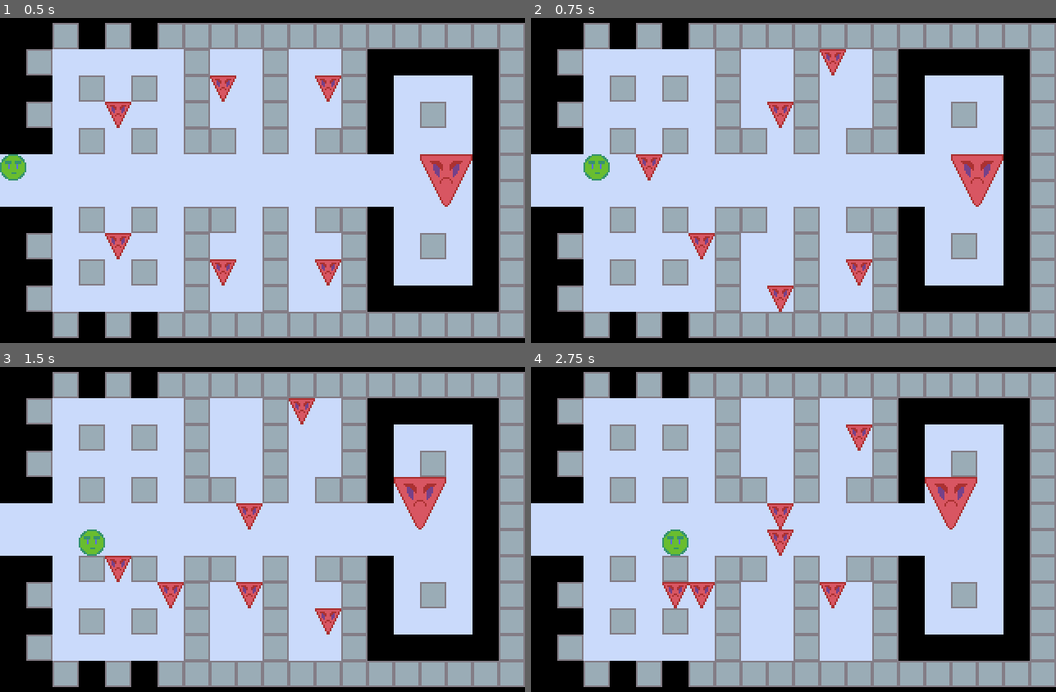
Above: before the commit, frames 1-4 (two rows, left to right).
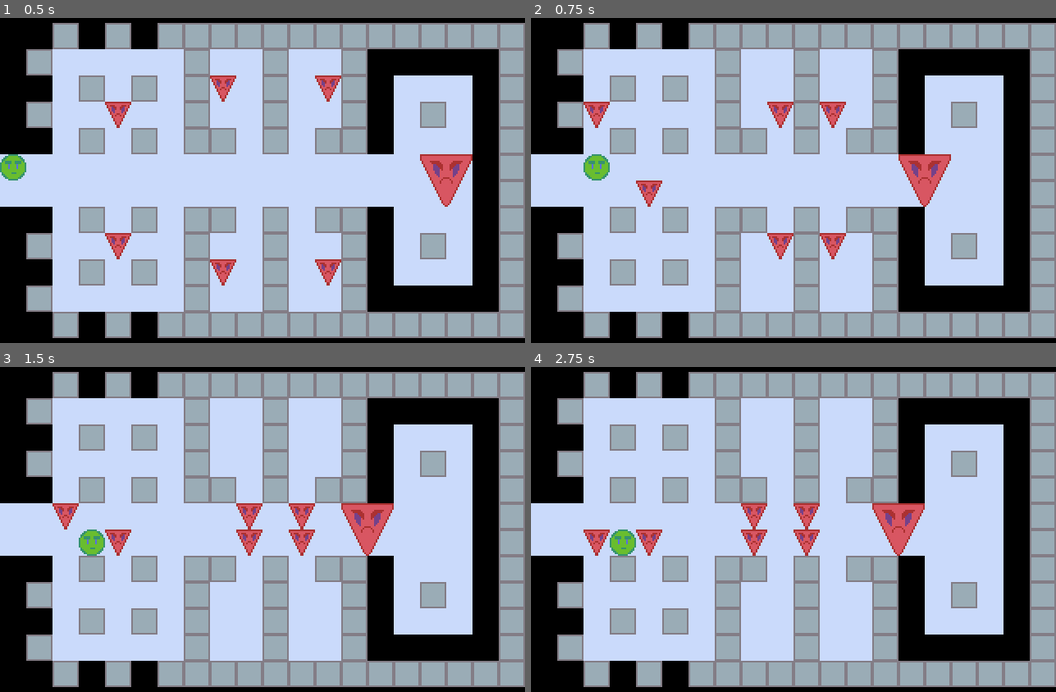
Above: after the commit, the same moments.

Repository: AaronWizard/ShapeFight
Game: Godot game, scene res://Game.tscn
Same seed, same stepped clock (60 frames per second), same inputs: the game is played once before the commit and once after it.
Inputs (mouse positions are in pixels of both pictures, inside the frame that each line leads up to):
- Up to frame 1 (0.5 s): no input
- Up to frame 2 (0.75 s): tap Enter at 0.5 s; move the mouse to (909, 164) at 0.52 s; hold Right (move_east) from 0.53 s (still down); tap Space (wait) at 0.6 s; click (909, 164) at 0.67 s
- Up to frame 3 (1.5 s): tap Space (wait) at 1.25, 1.35 s; move the mouse to (157, 545) at 1.27 s; release Right (move_east) at 1.28 s; hold Down (move_south) from 1.28 s (still down)
- Up to frame 4 (2.75 s): tap Enter at 2 s; move the mouse to (846, 458) at 2.02 s; release Down (move_south) at 2.03 s; hold Right (move_east) from 2.03 s (still down); tap Space (wait) at 2.1 s

Frame 1 is identical in both runs. In frame 2, 4.2% of the frame differs, in the area x 10-90%, y 9-91%; in frame 3, 4.2%; in frame 4, 5.3%, in the area x 10-85%, y 17-75%.

Commit message:
Added Pathfinder. Removed RandomAI. Added AI. Actor scenes have controllers. Choose whether to take actors into account when checking if actor can be at cell.

Diff:
--- a/Actors/Actions/MoveAction.gd
+++ b/Actors/Actions/MoveAction.gd
@@ -17,7 +17,7 @@
 	var new_position: Vector2 = \
 			actor.cell_position + Direction.VECTORS[direction]
 
-	assert(get_map().actor_can_enter_cell(actor, new_position))
+	assert(get_map().actor_can_enter_cell(actor, new_position, false))
 
 	var old_position := actor.cell_position
 	actor.cell_position = new_position
--- /dev/null
+++ b/Actors/Controllers/AI.gd
@@ -0,0 +1,75 @@
+extends ActorController
+
+class_name AI
+
+const MoveActionScene := preload('res://Actors/Actions/MoveAction.tscn')
+const AttackActionScene := preload('res://Actors/Actions/AttackAction.tscn')
+
+onready var _pathfinder := Pathfinder.new()
+
+func _ready() -> void:
+	._ready()
+
+	_pathfinder.map = get_map()
+	_pathfinder.actor = get_actor()
+
+func get_action() -> void:
+	var result: ActorAction = null
+
+	var target := _find_target()
+	if target != null:
+		result = _get_attack_action(target)
+		if not result:
+			result = _get_move_action(target)
+
+	emit_signal('got_action', result)
+
+func _find_target() -> Actor:
+	var result: Actor = null
+
+	for a in get_map().get_actors():
+		var actor := a as Actor
+		if actor.faction != get_actor().faction:
+			result = actor
+
+	return result
+
+func _get_attack_action(target: Actor) -> AttackAction:
+	var result: AttackAction = null
+
+	if get_actor().is_adjacent(target):
+		result = AttackActionScene.instance() as AttackAction
+		result.actor = get_actor()
+		result.target = target
+
+	return result
+
+func _get_move_action(target: Actor) -> MoveAction:
+	var result: MoveAction = null
+
+	var path := _get_path(target)
+	if path.size() > 0:
+		assert(path[0] == get_actor().cell_position)
+		assert(path[ path.size() - 1 ] == target.cell_position)
+
+	if path.size() > 0:
+		while target.on_cell(path[ path.size() - 1 ]):
+			path.remove(path.size() - 1)
+
+	if path.size() > 0:
+		assert(path[0] == get_actor().cell_position)
+
+		if get_map().actor_can_enter_cell(get_actor(), path[1] as Vector2,
+				false):
+			var did := Direction.get_closest_direction(
+					get_actor().cell_position, path[1])
+
+			result = MoveActionScene.instance() as MoveAction
+			result.actor = get_actor()
+			result.direction = did
+
+	return result
+
+func _get_path(target: Actor) -> Array:
+	_pathfinder.rebuild()
+	return _pathfinder.get_path(get_actor().cell_position, target.cell_position)
--- a/Actors/Controllers/Player.gd
+++ b/Actors/Controllers/Player.gd
@@ -26,7 +26,7 @@
 func _try_move(direction: int) -> void:
 	var new_cell: Vector2 = \
 			get_actor().cell_position + Direction.VECTORS[direction]
-	if get_map().actor_can_enter_cell(get_actor(), new_cell):
+	if get_map().actor_can_enter_cell(get_actor(), new_cell, false):
 		var action := MoveActionScene.instance() as MoveAction
 		action.actor = get_actor()
 		action.direction = direction
--- a/Actors/Controllers/RandomAI.gd
+++ /dev/null
@@ -1,31 +0,0 @@
-extends ActorController
-
-class_name RandomAI
-
-const MoveActionScene := preload('res://Actors/Actions/MoveAction.tscn')
-
-onready var randomizer := RandomNumberGenerator.new()
-
-func get_action() -> void:
-	var result: ActorAction = null
-
-	var valid_directions := []
-	for did in Direction.ALL_DIRECTIONS:
-		var direction: Vector2 = Direction.VECTORS[did]
-		var new_cell := get_actor().cell_position + direction
-		if get_map().actor_can_enter_cell(get_actor(), new_cell):
-			valid_directions.append(did)
-
-	if not valid_directions.empty():
-		randomizer.randomize()
-		var direction_index := randomizer.randi_range(
-				0, valid_directions.size() - 1)
-		var direction_id = valid_directions[direction_index]
-
-		var action := MoveActionScene.instance() as MoveAction
-		action.actor = get_actor()
-		action.direction = direction_id
-
-		result = action
-
-	emit_signal('got_action', result)
--- a/Actors/Types/BigEnemy.tscn
+++ b/Actors/Types/BigEnemy.tscn
@@ -1,7 +1,8 @@
-[gd_scene load_steps=3 format=2]
+[gd_scene load_steps=4 format=2]
 
 [ext_resource path="res://Actors/Actor.tscn" type="PackedScene" id=1]
 [ext_resource path="res://Assets/Graphics/Actors/big_enemy.png" type="Texture" id=2]
+[ext_resource path="res://Actors/Controllers/AI.gd" type="Script" id=3]
 
 [node name="BigEnemy" index="0" instance=ExtResource( 1 )]
 cell_diameter = 2
@@ -14,3 +15,6 @@
 
 [node name="Sprite" parent="Centre/Offset" index="0"]
 texture = ExtResource( 2 )
+
+[node name="AI" type="Node" parent="." index="2"]
+script = ExtResource( 3 )
--- a/Actors/Types/Enemy.tscn
+++ b/Actors/Types/Enemy.tscn
@@ -1,7 +1,8 @@
-[gd_scene load_steps=3 format=2]
+[gd_scene load_steps=4 format=2]
 
 [ext_resource path="res://Actors/Actor.tscn" type="PackedScene" id=1]
 [ext_resource path="res://Assets/Graphics/Actors/enemy.png" type="Texture" id=2]
+[ext_resource path="res://Actors/Controllers/AI.gd" type="Script" id=3]
 
 [node name="Enemy" index="0" instance=ExtResource( 1 )]
 
@@ -10,3 +11,6 @@
 
 [node name="Sprite" parent="Centre/Offset" index="0"]
 texture = ExtResource( 2 )
+
+[node name="AI" type="Node" parent="." index="2"]
+script = ExtResource( 3 )
--- a/Actors/Types/Hero.tscn
+++ b/Actors/Types/Hero.tscn
@@ -1,7 +1,8 @@
-[gd_scene load_steps=3 format=2]
+[gd_scene load_steps=4 format=2]
 
 [ext_resource path="res://Actors/Actor.tscn" type="PackedScene" id=1]
 [ext_resource path="res://Assets/Graphics/Actors/hero.png" type="Texture" id=2]
+[ext_resource path="res://Actors/Controllers/Player.gd" type="Script" id=3]
 
 [node name="Hero" index="0" instance=ExtResource( 1 )]
 faction = 0
@@ -11,3 +12,6 @@
 
 [node name="Sprite" parent="Centre/Offset" index="0"]
 texture = ExtResource( 2 )
+
+[node name="Player" type="Node" parent="." index="2"]
+script = ExtResource( 3 )
--- a/Game.gd
+++ b/Game.gd
@@ -6,15 +6,8 @@
 onready var hero := $MapContainer/Map/Hero as Actor
 
 func _ready() -> void:
-	_set_actor_ais()
 	_set_actor_events()
 	turn_processor.run(map)
-
-func _set_actor_ais() -> void:
-	for a in map.get_actors():
-		var actor := a as Actor
-		if actor.controller == null:
-			actor.controller = RandomAI.new()
 
 func _set_actor_events() -> void:
 	for a in map.get_actors():
--- a/Game.tscn
+++ b/Game.tscn
@@ -1,14 +1,13 @@
-[gd_scene load_steps=10 format=2]
+[gd_scene load_steps=9 format=2]
 
 [ext_resource path="res://Game.gd" type="Script" id=1]
 [ext_resource path="res://Resources/BasicTileSet.tres" type="TileSet" id=2]
 [ext_resource path="res://Maps/Map.gd" type="Script" id=3]
 [ext_resource path="res://Maps/Tiles/BasicTileSetData.tscn" type="PackedScene" id=4]
 [ext_resource path="res://Actors/Types/Hero.tscn" type="PackedScene" id=5]
-[ext_resource path="res://Actors/Controllers/Player.gd" type="Script" id=6]
-[ext_resource path="res://Actors/Types/Enemy.tscn" type="PackedScene" id=7]
-[ext_resource path="res://Actors/Types/BigEnemy.tscn" type="PackedScene" id=8]
-[ext_resource path="res://TurnProcessor.gd" type="Script" id=9]
+[ext_resource path="res://Actors/Types/Enemy.tscn" type="PackedScene" id=6]
+[ext_resource path="res://Actors/Types/BigEnemy.tscn" type="PackedScene" id=7]
+[ext_resource path="res://TurnProcessor.gd" type="Script" id=8]
 
 [node name="Game" type="Node"]
 script = ExtResource( 1 )
@@ -25,40 +24,66 @@
 tile_properties_scene = ExtResource( 4 )
 
 [node name="Hero" parent="MapContainer/Map" instance=ExtResource( 5 )]
-editor/display_folded = true
 position = Vector2( 0, 80 )
+cell_size = Vector2( 16, 16 )
 cell_position = Vector2( 0, 5 )
+cell_diameter = 1
+cell_offset = Vector2( 0, 0 )
 
-[node name="Player" type="Node" parent="MapContainer/Map/Hero"]
-script = ExtResource( 6 )
+[node name="Enemy" parent="MapContainer/Map" instance=ExtResource( 6 )]
+position = Vector2( 64, 48 )
+cell_size = Vector2( 16, 16 )
+cell_position = Vector2( 4, 3 )
+cell_diameter = 1
+cell_offset = Vector2( 0, 0 )
+faction = 1
 
-[node name="Enemy" parent="MapContainer/Map" instance=ExtResource( 7 )]
-position = Vector2( 64, 48 )
-cell_position = Vector2( 4, 3 )
+[node name="Enemy2" parent="MapContainer/Map" instance=ExtResource( 6 )]
+position = Vector2( 64, 128 )
+cell_size = Vector2( 16, 16 )
+cell_position = Vector2( 4, 8 )
+cell_diameter = 1
+cell_offset = Vector2( 0, 0 )
+faction = 1
 
-[node name="Enemy2" parent="MapContainer/Map" instance=ExtResource( 7 )]
-position = Vector2( 64, 128 )
-cell_position = Vector2( 4, 8 )
+[node name="Enemy3" parent="MapContainer/Map" instance=ExtResource( 6 )]
+position = Vector2( 128, 32 )
+cell_size = Vector2( 16, 16 )
+cell_position = Vector2( 8, 2 )
+cell_diameter = 1
+cell_offset = Vector2( 0, 0 )
+faction = 1
 
-[node name="Enemy3" parent="MapContainer/Map" instance=ExtResource( 7 )]
-position = Vector2( 128, 32 )
-cell_position = Vector2( 8, 2 )
+[node name="Enemy4" parent="MapContainer/Map" instance=ExtResource( 6 )]
+position = Vector2( 128, 144 )
+cell_size = Vector2( 16, 16 )
+cell_position = Vector2( 8, 9 )
+cell_diameter = 1
+cell_offset = Vector2( 0, 0 )
+faction = 1
 
-[node name="Enemy4" parent="MapContainer/Map" instance=ExtResource( 7 )]
-position = Vector2( 128, 144 )
-cell_position = Vector2( 8, 9 )
+[node name="Enemy5" parent="MapContainer/Map" instance=ExtResource( 6 )]
+position = Vector2( 192, 144 )
+cell_size = Vector2( 16, 16 )
+cell_position = Vector2( 12, 9 )
+cell_diameter = 1
+cell_offset = Vector2( 0, 0 )
+faction = 1
 
-[node name="Enemy5" parent="MapContainer/Map" instance=ExtResource( 7 )]
-position = Vector2( 192, 144 )
-cell_position = Vector2( 12, 9 )
+[node name="Enemy6" parent="MapContainer/Map" instance=ExtResource( 6 )]
+position = Vector2( 192, 32 )
+cell_size = Vector2( 16, 16 )
+cell_position = Vector2( 12, 2 )
+cell_diameter = 1
+cell_offset = Vector2( 0, 0 )
+faction = 1
 
-[node name="Enemy6" parent="MapContainer/Map" instance=ExtResource( 7 )]
-position = Vector2( 192, 32 )
-cell_position = Vector2( 12, 2 )
-
-[node name="BigEnemy" parent="MapContainer/Map" instance=ExtResource( 8 )]
+[node name="BigEnemy" parent="MapContainer/Map" instance=ExtResource( 7 )]
 position = Vector2( 256, 80 )
+cell_size = Vector2( 16, 16 )
 cell_position = Vector2( 16, 5 )
+cell_offset = Vector2( 0, 0 )
+faction = 1
 
 [node name="TurnProcessor" type="Node" parent="."]
-script = ExtResource( 9 )
+script = ExtResource( 8 )
--- a/Maps/Map.gd
+++ b/Maps/Map.gd
@@ -23,7 +23,8 @@
 
 	return result
 
-func actor_can_enter_cell(actor: Actor, cell: Vector2) -> bool:
+func actor_can_enter_cell(actor: Actor, cell: Vector2, ignore_actors: bool) \
+		-> bool:
 	var occupied_cells := actor.get_occupied_cell_at(cell)
 	for occ_cell in occupied_cells:
 		if not is_valid_cell(occ_cell):
@@ -34,8 +35,9 @@
 		if tile_properties and tile_properties.blocks_move:
 			return false
 
-		var other_actor := get_actor_at_cell(occ_cell)
-		if (other_actor != null) and (other_actor != actor):
-			return false
+		if not ignore_actors:
+			var other_actor := get_actor_at_cell(occ_cell)
+			if (other_actor != null) and (other_actor != actor):
+				return false
 
 	return true
--- /dev/null
+++ b/Maps/Pathfinder.gd
@@ -0,0 +1,69 @@
+class_name Pathfinder
+
+var _astar := AStar.new()
+
+var map: Map
+var actor: Actor
+
+func rebuild() -> void:
+	_astar.clear()
+
+	_add_traversable_cells()
+	_connect_traversable_cells()
+
+func get_path(start: Vector2, end: Vector2) -> Array:
+	var result := []
+
+	#warning-ignore:narrowing_conversion
+	#warning-ignore:narrowing_conversion
+	var start_id := _id_from_cell(start.x, start.y)
+	#warning-ignore:narrowing_conversion
+	#warning-ignore:narrowing_conversion
+	var end_id := _id_from_cell(end.x, end.y)
+
+	var path := _astar.get_point_path(start_id, end_id)
+	for pos in path:
+		var cell := Vector2(pos.x, pos.y)
+		result.append(cell)
+
+	return result
+
+func _add_traversable_cells():
+	var rect := map.get_used_rect()
+
+	for x in range(rect.position.x, rect.end.x):
+		for y in range(rect.position.y, rect.end.y):
+			var cell := Vector2(x, y)
+			if map.actor_can_enter_cell(actor, cell, true):
+				var id := _id_from_cell(x, y)
+				_astar.add_point(id, Vector3(x, y, 0))
+
+func _connect_traversable_cells():
+	var cell_ids = _astar.get_points()
+	for id in cell_ids:
+		var cell := _cell_from_id(id)
+
+		for did in Direction.ALL_DIRECTIONS:
+			var direction: Vector2 = Direction.VECTORS[did]
+			var adj_cell := cell + direction
+			#warning-ignore:narrowing_conversion
+			#warning-ignore:narrowing_conversion
+			var adj_id := _id_from_cell(adj_cell.x, adj_cell.y)
+			if _astar.has_point(adj_id) \
+					and not _astar.are_points_connected(id, adj_id):
+				_astar.connect_points(id, adj_id)
+
+func _id_from_cell(x: int, y: int) -> int:
+	var width := int(map.get_used_rect().size.x)
+	return x + (y * width)
+
+func _cell_from_id(id: int) -> Vector2:
+	var result := Vector2()
+
+	var width := int(map.get_used_rect().size.x)
+
+	#warning-ignore:integer_division
+	result.y = id / width
+	result.x = id % width
+
+	return result
--- a/project.godot
+++ b/project.godot
@@ -9,6 +9,11 @@
 config_version=4
 
 _global_script_classes=[ {
+"base": "Node",
+"class": "AI",
+"language": "GDScript",
+"path": "res://Actors/Controllers/AI.gd"
+}, {
 "base": "Node2D",
 "class": "Actor",
 "language": "GDScript",
@@ -44,15 +49,15 @@
 "language": "GDScript",
 "path": "res://Actors/Actions/MoveAction.gd"
 }, {
+"base": "Reference",
+"class": "Pathfinder",
+"language": "GDScript",
+"path": "res://Maps/Pathfinder.gd"
+}, {
 "base": "Node",
 "class": "Player",
 "language": "GDScript",
 "path": "res://Actors/Controllers/Player.gd"
-}, {
-"base": "Node",
-"class": "RandomAI",
-"language": "GDScript",
-"path": "res://Actors/Controllers/RandomAI.gd"
 }, {
 "base": "Node",
 "class": "Stats",
@@ -80,6 +85,7 @@
 "path": "res://TurnProcessor.gd"
 } ]
 _global_script_class_icons={
+"AI": "",
 "Actor": "",
 "ActorAction": "",
 "ActorController": "",
@@ -87,8 +93,8 @@
 "Direction": "",
 "Map": "",
 "MoveAction": "",
+"Pathfinder": "",
 "Player": "",
-"RandomAI": "",
 "Stats": "",
 "TileObject": "",
 "TileProperties": "",
